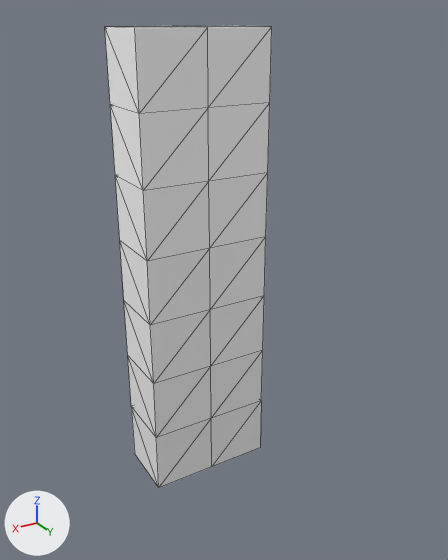
One commit to the glTF model assets/dwarves/beards/beard_goatee.glb: the scene before it, then after it.
Both versions are drawn from a 50 mm camera at (0.528, 0.306, 2.396) aimed at (-0.011, -0.592, 1.947). Arrows for +X, +Y and +Z are at lower left; the lights stay in place. The older version comes first. Mesh edges are drawn as thin lines. Vertices at exactly the same position are counted once.

Before the edit, the objects in view are built like this:
```python
me_beard_goatee = bpy.data.meshes.new('beard_goatee')
me_beard_goatee.from_pydata(...)  # 48 vertices, 92 faces; spans x -0.125..0.125, y -0.75..-0.625, z 1.5..2.375
me_beard_goatee.materials.append(mat_vertex_color_unlit)
ob_beard_goatee = bpy.data.objects.new('beard_goatee', me_beard_goatee)
ob_beard_goatee.location = (0.0, 0.0, 0.0)
```
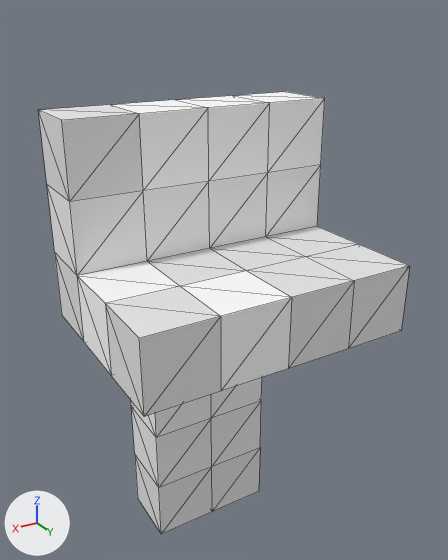
Pixel boxes [x1, y1, x2, y2] of what changed, in the pictures (448 x 560 px):
'beard_goatee', reshaped (122% wider)
    before: [105, 25, 272, 488]
    after: [38, 92, 410, 534]
part 1 of me_beard_goatee, built on
    before: [105, 25, 272, 325]
    after: [38, 92, 410, 534]
part 2 of me_beard_goatee, recoloured
    before: [124, 173, 268, 488]
    after: [131, 173, 268, 488]

What changed in the scene script:
```text
Change me_beard_goatee:
    used by ob_beard_goatee; location = (0.0, 0.0, 0.0)
    remove me_beard_goatee.from_pydata(...)  # 48 vertices, 92 faces; spans x -0.125..0.125, y -0.75..-0.625, z 1.5..2.375
    add me_beard_goatee.from_pydata(...)  # 84 vertices, 164 faces; spans x -0.25..0.25, y -0.75..-0.375, z 1.375..2.25
    me_beard_goatee part 1
    4 vertices are removed from x -0.125..0.125, y -0.75..-0.625, z 2.375
    36 faces are deleted
    2 vertices move from x -0.125..0.125, y -0.75..-0.625, z 2.375 to x -0.25..0.25, y -0.75..-0.625, z 2.25
    8 new vertices lie (0.0, 0.0, -0.125) away from vertices in x -0.125..0.125, y -0.75..-0.625, z 1.5..2.375
    8 new vertices lie (0.0, 0.125, 0.0) away from vertices in x -0.25..0.125, y -0.75..-0.625, z 1.875..2.375
    8 new vertices lie (0.125, 0.0, 0.0) away from vertices in x 0.125, y -0.75..-0.5, z 1.875..2.25
    8 new vertices lie (0.0, 0.125, 0.0) away from vertices in x -0.125..0.25, y -0.5, z 1.875..2.0
    8 new vertices lie (-0.125, 0.0, 0.0) away from vertices in x -0.125, y -0.75..-0.375, z 1.875..2.0
    108 new faces join them
    me_beard_goatee part 2: 48 kept faces spanning x -0.125..0.125, y -0.75..-0.625, z 1.5..2.125 get new vertex colours; the middle colour goes from white #f2f2f2 to white #f6f6f6
```
